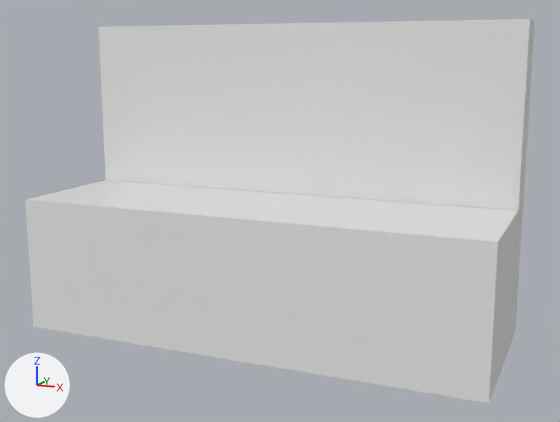
Before and after pictures for a commit that changed the Blender file assets/3D/blend/bank_enkel.blend.
Both versions are drawn from a 50 mm lens placed at (6.42, -4.58, 4.26), pointed at (4.48, -0.03, 3.28). Arrows for +X, +Y and +Z are at lower left; the lights stay in place.
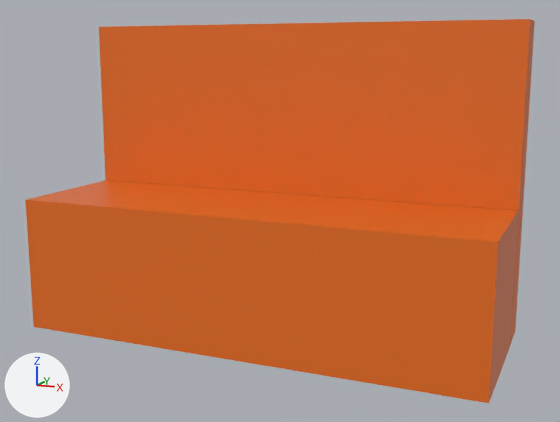
Boxes [x1, y1, x2, y2] around the edits, measured in the pictures (560 x 422 px):
'Cube.004', recoloured (white to orange)
    both: [25, 180, 518, 403]
'Cube.001', recoloured (white to orange)
    both: [99, 19, 535, 345]

Edits to the bpy script that builds the scene:
```text
Change mat_material_010:
    mat_material_010.base_color: (0.8, 0.8, 0.8) -> (0.799, 0.153, 0.013)  # white #e7e7e7 -> orange #e76d1e
Add mat_material_011:
    mat_material_011 = principled_material('Material.011')
    mat_material_011.base_color = (0.799, 0.153, 0.013)  # orange #e76d1e
Change me_cube_001:
    where me_cube_001.from_pydata(...)  # 8 vertices, 6 faces; spans x -1.0..1.0, y -0.99..3.59, z 1.02..1.65
    remove me_cube_001.materials.append(mat_material_009)  # white #e7e7e7
    add me_cube_001.materials.append(mat_material_011)  # orange #e76d1e
```
